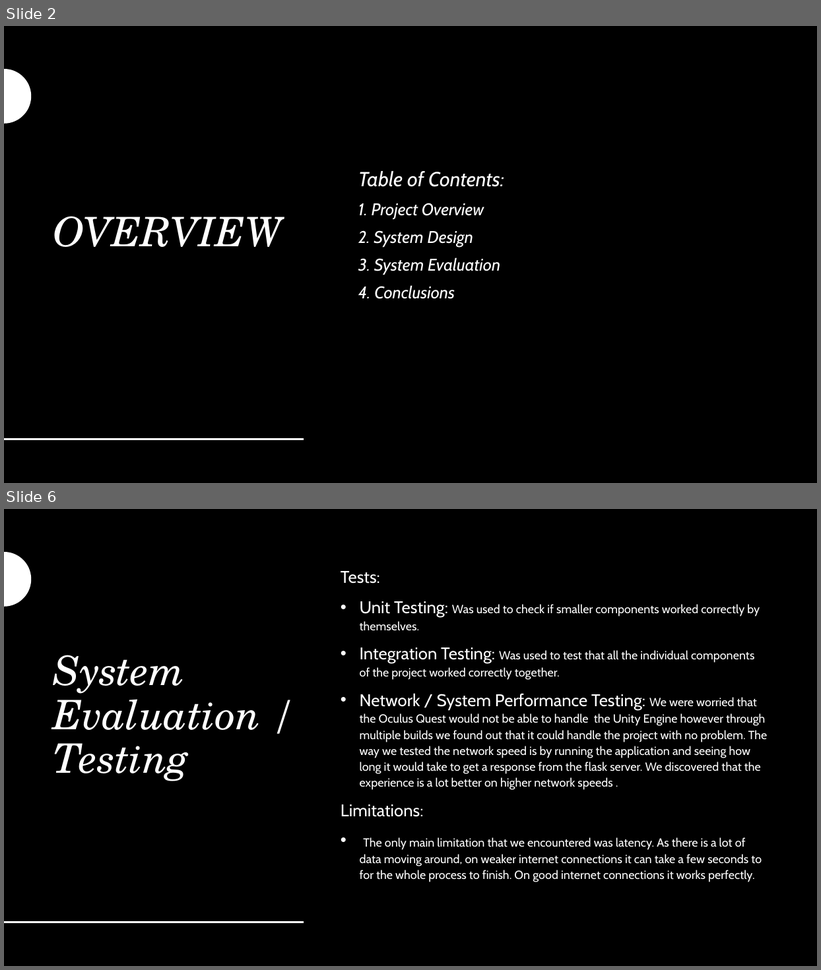
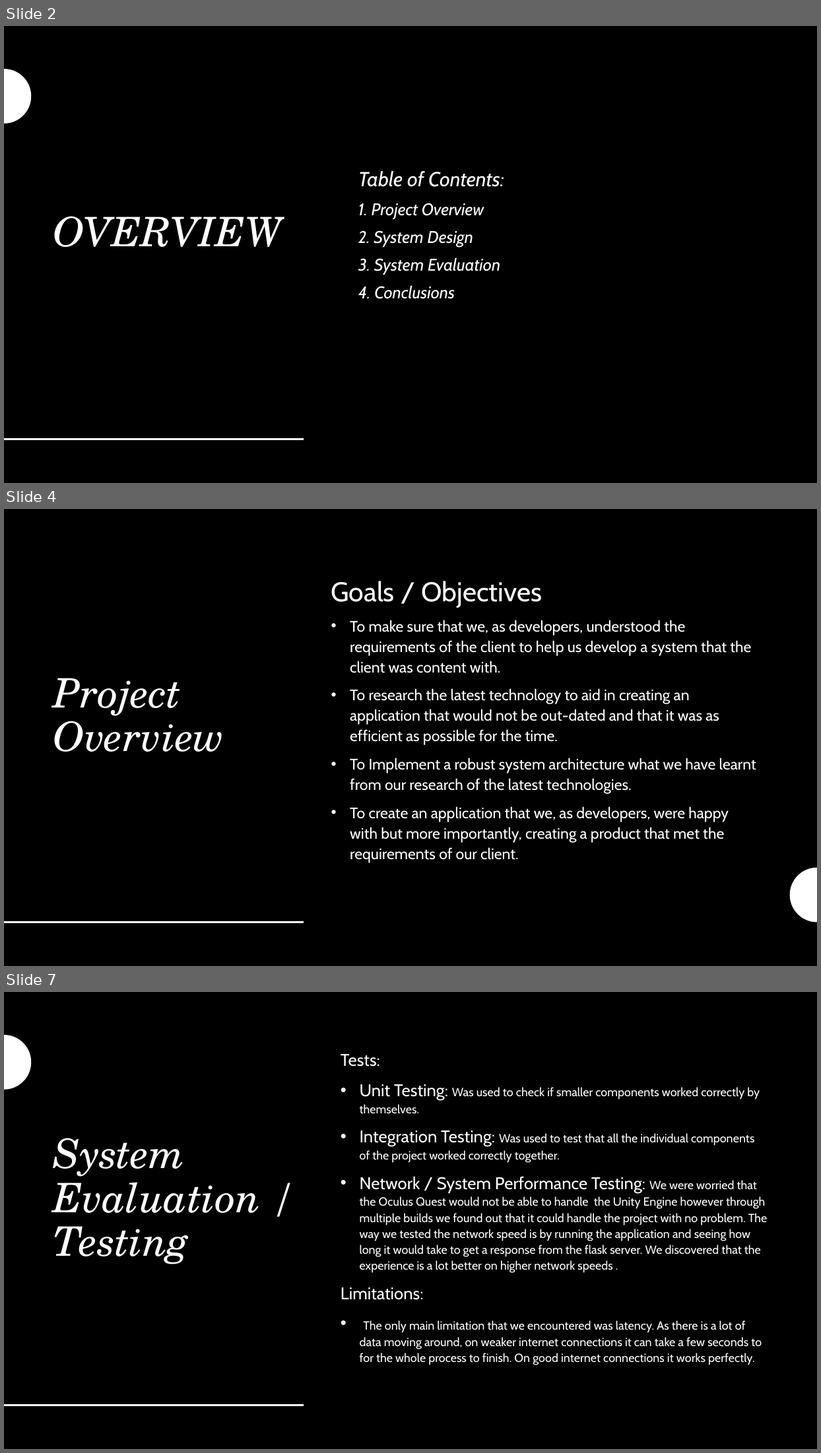
Before and after one commit to MatthewSloyan/final-year-applied-project-and-minor-dissertation, a slide deck: Demo Video & Presentation/Slides.pptx. Shown one above the other, each under a label of ours: slides 2 and 6 before the commit, slides 2, 4 and 7 after it; the slides between them are not shown. The pictures are 821x970 and 821x1453 pixels, drawn with LibreOffice and Linux fonts; fonts in the diff are those of the drawing. Boxes give left, top, right and bottom in pixels: in the first picture for what was removed or moved away, otherwise in the second. Text is boxed around its words. In the diff, an @@ line names an element or a change of style, - is before the commit and + after.

```diff
--- a/Demo Video & Presentation/Slides.pptx
+++ b/Demo Video & Presentation/Slides.pptx
@@ slide 4 added at (x1=4, y1=509, x2=817, y2=966), background #000000; not listed: 1 template element that a slide beside it also shows @@
@@ text added at (x1=331, y1=581, x2=756, y2=863), 18 pt, text #FFFFFF @@
+Goals / Objectives
+• To make sure that we, as developers, understood the requirements of the client to help us develop a system that the client was content with.
+• To research the latest technology to aid in creating an application that would not be out-dated and that it was as efficient as possible for the time.
+• To Implement a robust system architecture what we have learnt from our research of the latest technologies.
+• To create an application that we, as developers, were happy with but more importantly, creating a product that met the requirements of our client.
@@ title added at (x1=53, y1=678, x2=224, y2=752), 48 pt, text #FFFFFF, italic @@
+Project Overview
@@ line added from (4, 923) to (304, 923), #FFFFFF 2 pt @@
@@ what was slide 6 is now slide 7 @@
```
Also in this commit, not shown: 2 slides changed, 1 other slide added, 1 slide removed, 8 other files.
